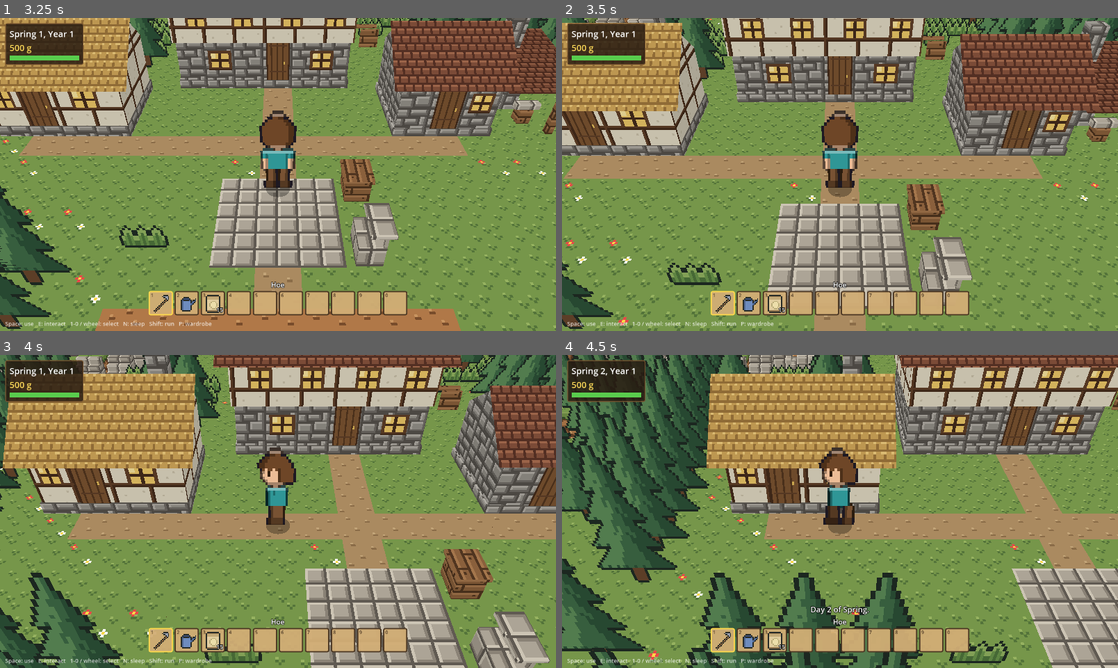
Above: before the commit, frames 1-4 (two rows, left to right).
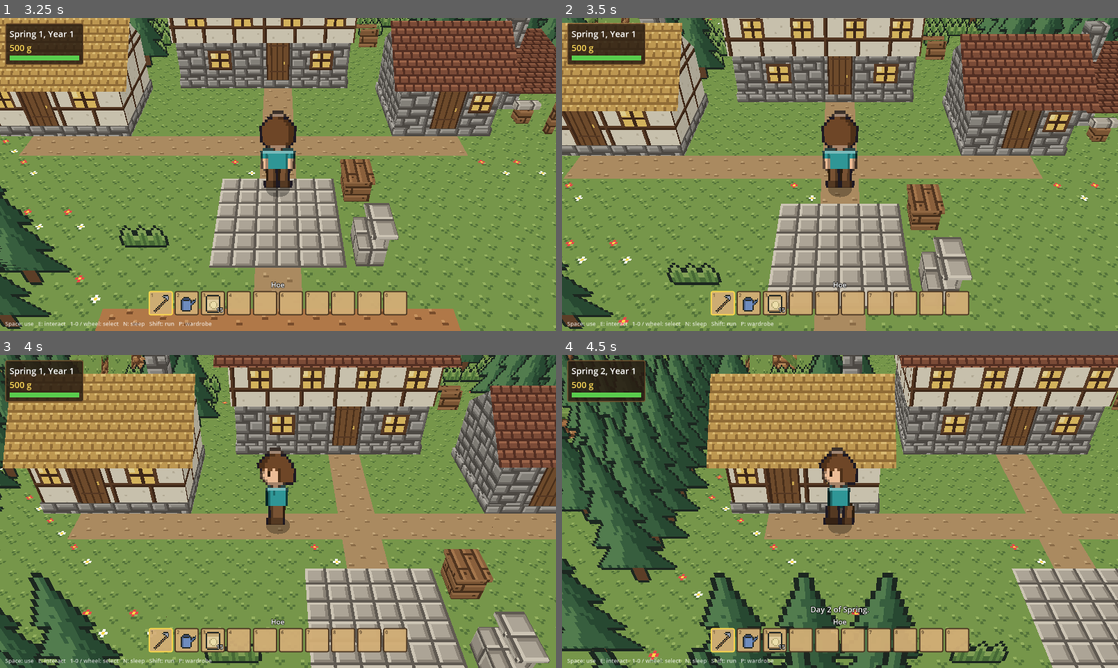
Above: after the commit, the same moments.

Repository: grimechristopher/procedural-game
Game: Godot game, scene res://scenes/main.tscn
Two runs of this game, one before a commit and one after it. Both use one fixed random seed, a clock stepped at 60 frames per second and the inputs below.
Inputs (mouse positions are in pixels of both pictures, inside the frame that each line leads up to):
- Up to frame 1 (3.25 s): tap Enter (ui_accept) at 0.5, 0.77, 1.52, 3.02 s; move the mouse to (400, 158) at 0.52 s; hold D (move_right) 0.53-1.28 s; hold Mouse wheel down (hotbar_next) 0.53-1.28 s; click (400, 158) at 0.67 s; move the mouse to (166, 190) at 1.27 s; hold S (move_down) 1.28-2.03 s; tap Mouse wheel up (hotbar_prev) at 1.35 s; move the mouse to (333, 105) at 2.02 s; hold D (move_right) 2.03-2.78 s; hold E (interact) 2.03-2.78 s; move the mouse to (250, 237) at 2.77 s; hold W (move_up) from 2.78 s (still down); tap R (regenerate) at 2.85 s; click (250, 237) at 2.92 s
- Up to frame 2 (3.5 s): keep holding W (move_up)
- Up to frame 3 (4 s): move the mouse to (444, 558) at 3.52 s; release W (move_up) at 3.53 s; hold A (move_left) from 3.53 s (still down); hold Shift (run) from 3.53 s (still down); tap Enter (ui_accept) at 3.77 s
- Up to frame 4 (4.5 s): keep holding A (move_left); move the mouse to (673, 464) at 4.27 s; release Shift (run) at 4.28 s; tap N (sleep) at 4.35 s

Frame 1 is identical in both runs. In frame 2, 0.1% of the frame differs, in the area x 4-26%, y 0-2%; in frame 3, 0.6%, in the area x 0-27%, y 0-6%; in frame 4, 0.6%.

Commit message:
No stairs in the wild: natural cliffs are crossed by ramps
Stairs are for man-made places away from cart roads, so the terrain's cliff
gaps and the connectivity pass now use earthen ramps. Levelling a pocket
keeps nearby ramps that still lead up a step.

Co-Authored-By: Claude Opus 5.5 <noreply@anthropic.com>
Claude-Session: https://claude.ai/code/session_01QBAyNdiLYtBbpQzeaWaTYf

Diff:
--- a/scripts/world.gd
+++ b/scripts/world.gd
@@ -115,9 +115,9 @@
 const MAX_HEIGHT := 10
 ## Ground this high or higher is bare rock.
 const ROCK_LEVEL := 5
-## Chance a usable cliff step gets stairs up it, before the connectivity pass.
-const STAIR_CHANCE := 0.08
-## Unreachable pockets this small get levelled if stairs won't fit.
+## Chance a usable cliff step gets a ramp up it, before the connectivity pass.
+const RAMP_CHANCE := 0.08
+## Unreachable pockets this small get levelled if a ramp won't fit.
 const SMALL_POCKET := 8
 const ORTHOGONAL: Array[Vector2i] = [Vector2i.UP, Vector2i.DOWN, Vector2i.LEFT, Vector2i.RIGHT]
 const DIAGONAL: Array[Vector2i] = [Vector2i(1, 1), Vector2i(1, -1), Vector2i(-1, 1), Vector2i(-1, -1)]
@@ -278,7 +278,7 @@
 	for z in map_size.y:
 		for x in map_size.x:
 			if heights[z * map_size.x + x] >= 0 and terrain.is_cliffy(x, z):
-				_maybe_stairs(Vector2i(x, z), heights)
+				_maybe_ramp(Vector2i(x, z), heights)
 
 
 ## On gentle ground, turns a cell at the foot of a one-block step into a
@@ -326,18 +326,19 @@
 			return
 
 
-## Now and then puts stairs at the foot of a cliff step, where there's
-## level ground behind to walk up from.
-func _maybe_stairs(cell: Vector2i, heights: PackedInt32Array) -> void:
+## Now and then breaks a cliff step with an earthen ramp at its foot, where
+## there's level ground behind to walk up from. (Stairs are for man-made
+## places, so the wild never gets them.)
+func _maybe_ramp(cell: Vector2i, heights: PackedInt32Array) -> void:
 	for d in ORTHOGONAL:
-		if Terrain.cell_hash(cell.x, cell.y, d.x * 3 + d.y) < STAIR_CHANCE and _can_hold_stairs(cell, d, heights):
-			set_slope(cell, _height_at(heights, cell), Tile.STAIRS, d)
+		if Terrain.cell_hash(cell.x, cell.y, d.x * 3 + d.y) < RAMP_CHANCE and _can_hold_ramp(cell, d, heights):
+			set_slope(cell, _height_at(heights, cell), Tile.HILL_RAMP, d)
 			return
 
 
-## Whether stairs at cell rising toward dir would lead from level ground up
+## Whether a ramp at cell rising toward dir would lead from level ground up
 ## onto level ground a block higher.
-func _can_hold_stairs(cell: Vector2i, dir: Vector2i, heights: PackedInt32Array) -> bool:
+func _can_hold_ramp(cell: Vector2i, dir: Vector2i, heights: PackedInt32Array) -> bool:
 	var h := _height_at(heights, cell)
 	if h < 0 or _height_at(heights, cell + dir) != h + 1 or _height_at(heights, cell - dir) != h:
 		return false
@@ -378,9 +379,9 @@
 
 ## Makes sure everything on land can be walked to from spawn. Each round
 ## finds the separate pockets of ground that can't be reached and joins
-## each to the reachable area once: with stairs where it's a block higher
+## each to the reachable area once: with a ramp where it's a block higher
 ## or lower, or by clearing a tree or rock that walls it off. Small pockets
-## that can't take stairs (knobs and pits left by the noise) are levelled
+## that can't take a ramp (knobs and pits left by the noise) are levelled
 ## to the ground beside them instead. Only land cut off by water stays
 ## unreachable.
 func _connect_everything(heights: PackedInt32Array, reserved: Dictionary) -> void:
@@ -523,6 +524,9 @@
 				var item := get_cell_item(Vector3i(n.x, layer, n.y))
 				if item == Tile.WEDGE:
 					set_cell_item(Vector3i(n.x, layer, n.y), Tile.FULL)
+				elif item == Tile.HILL_RAMP and layer == hn \
+						and _height_at(heights, n + _up_dir(n, layer)) == hn + 1:
+					continue  # Still leads up a step, so keep it.
 				elif item in [Tile.HILL_RAMP, Tile.CORNER_INNER, Tile.CORNER_OUTER]:
 					set_cell_item(Vector3i(n.x, layer, n.y), INVALID_CELL_ITEM)
 			surface[n.y * map_size.x + n.x] = _top_surface(n)
@@ -530,7 +534,7 @@
 
 
 ## Joins the pocket containing u to reachable ground next to it, if it
-## can: stairs up or down a one-block step, or clearing a tree or rock
+## can: a ramp up or down a one-block step, or clearing a tree or rock
 ## between u and reachable ground at the same level.
 func _join(u: Vector2i, reached: PackedByteArray, surface: Array, heights: PackedInt32Array,
 		reserved: Dictionary) -> bool:
@@ -544,8 +548,8 @@
 		if reached[ri] and absi(hu - hr) == 1:
 			var low := u if hu < hr else r
 			var dir := d if hu < hr else -d
-			if not reserved.has(low) and _can_hold_stairs(low, dir, heights):
-				set_slope(low, mini(hu, hr), Tile.STAIRS, dir)
+			if not reserved.has(low) and _can_hold_ramp(low, dir, heights):
+				set_slope(low, mini(hu, hr), Tile.HILL_RAMP, dir)
 				surface[low.y * map_size.x + low.x] = _top_surface(low)
 				return true
 		elif not reached[ri] and hr == hu and surface[ri].is_empty() and not reserved.has(r):
Not shown, changed: documentation/art/backlog.md
Not shown, changed: documentation/art/references/README.md
